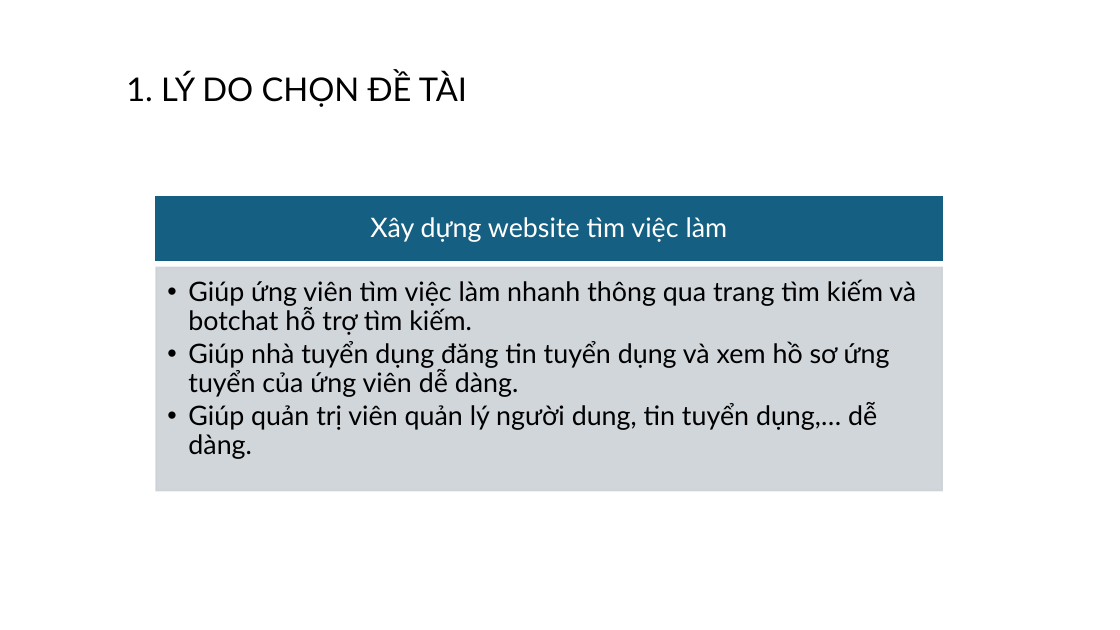
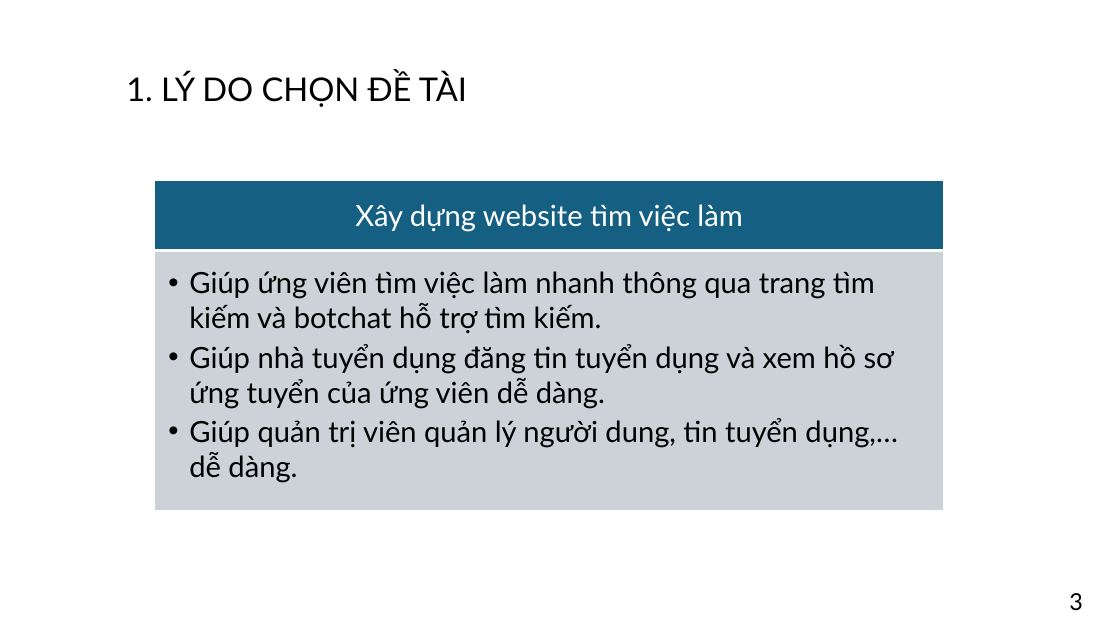
Before and after one commit to PhamDuyTan333/cn-da22ttd-phamduytan-timvieclam-php, a slide deck: slide 3 of thesis/abs/DOANCN_PhamDuyTan.pptx. Drawn at 1120x630 pixels with LibreOffice and Linux fonts; fonts in the diff are those of the drawing; background and template pictures are left out. Boxes give left, top, right and bottom in pixels: in the first picture for what was removed or moved away, otherwise in the second. Text is boxed around its words. In the diff, an @@ line names an element or a change of style, - is before the commit and + after.

```diff
--- a/thesis/abs/DOANCN_PhamDuyTan.pptx
+++ b/thesis/abs/DOANCN_PhamDuyTan.pptx
@@ text "Xây dựng website tìm việc ..." at [355, 204, 742, 232]: size 23 to 25 pt; line spacing 0.9 to 1 @@
@@ text "Xây dựng website tìm việc ...": place and size @@
-text "Xây dựng website tìm việc ..." at [370, 217, 728, 242]
+text "Xây dựng website tìm việc ..." at [355, 204, 742, 232]
@@ rectangle: place and size @@
-rectangle at [156, 197, 943, 261]
+rectangle at [156, 181, 943, 248]
@@ text "Giúp ứng viên tìm việc ...": place and size @@
-text "Giúp ứng viên tìm việc ..." at [188, 279, 916, 459]
+text "Giúp ứng viên tìm việc ..." at [189, 271, 897, 483]
@@ text "Giúp ứng viên tìm việc ..." at [189, 271, 897, 483]: size 23 to 25 pt; line spacing 0.9 to 1 @@
@@ rectangle: place and size @@
-rectangle at [156, 267, 943, 491]
+rectangle at [156, 252, 943, 508]
@@ page number added at [1069, 593, 1083, 611], 20 pt, text #000000 @@
+3
```
Also in this commit, not shown: 12 other slides changed, 1 other file.
